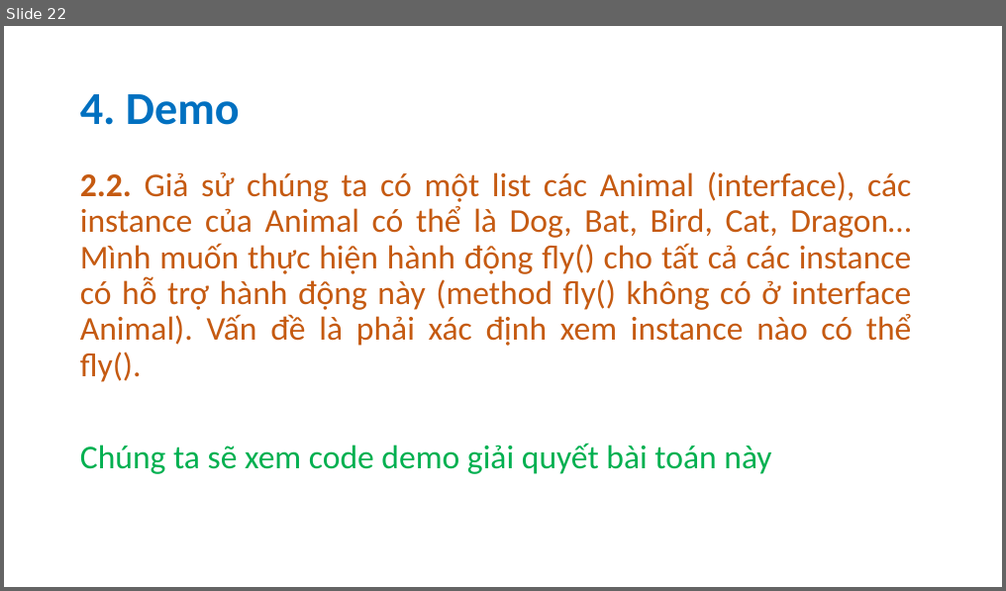
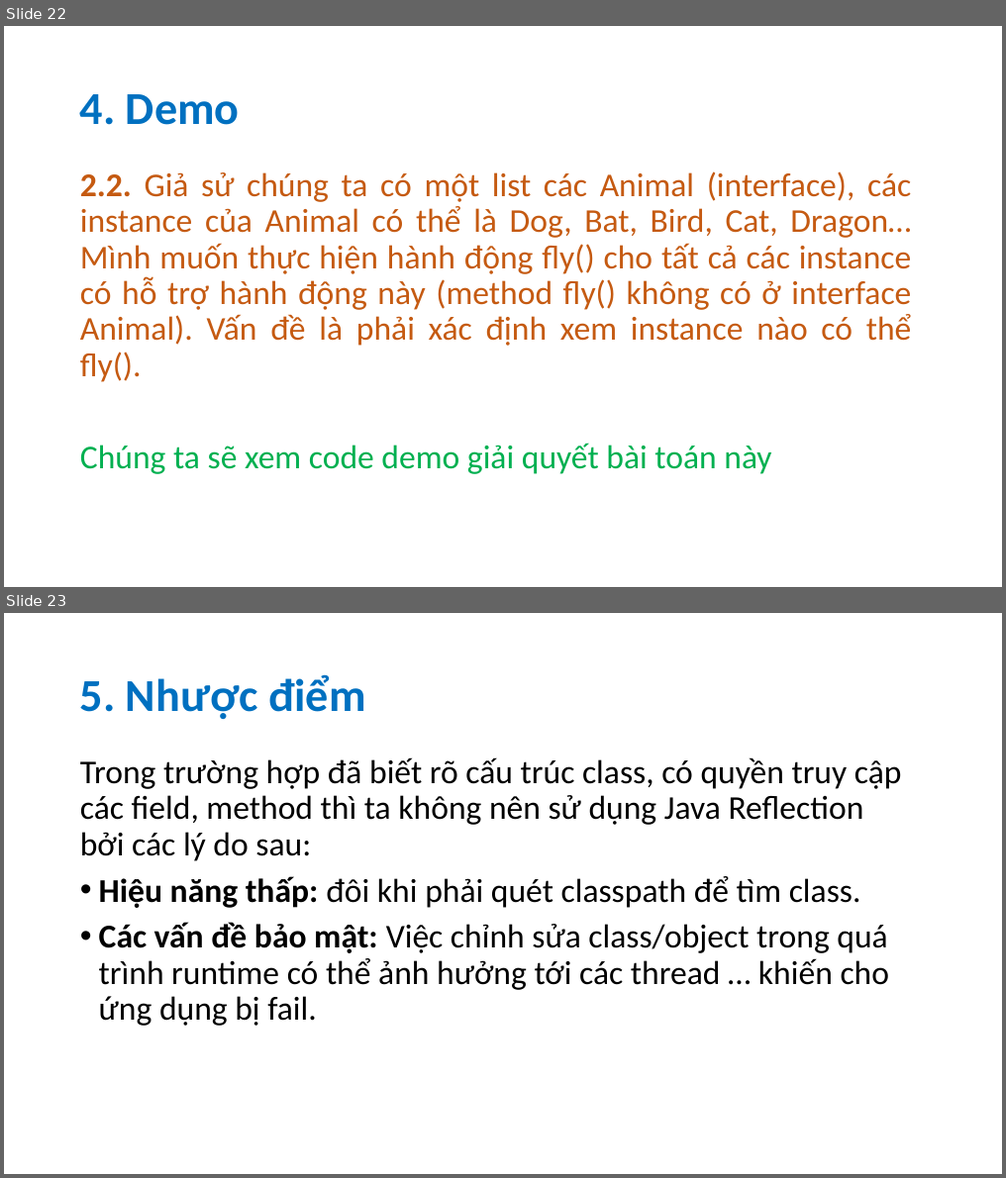
Before and after one commit to quanguefa23/Seminar-Java-Reflection, a slide deck: slide.pptx. Shown one above the other, each under a label of ours: slide 22 before the commit, slides 22 and 23 after it. The pictures are 1006x591 and 1006x1178 pixels, drawn with LibreOffice and Linux fonts; fonts in the diff are those of the drawing. Boxes give left, top, right and bottom in pixels: in the first picture for what was removed or moved away, otherwise in the second. Text is boxed around its words. In the diff, an @@ line names an element or a change of style, - is before the commit and + after.

```diff
--- a/slide.pptx
+++ b/slide.pptx
@@ slide 23 added at (4, 613, 1002, 1174), background #FFFFFF @@
@@ title added at (80, 674, 365, 720), 44 pt, text #0070C0, bold @@
+5. Nhược điểm
@@ text added at (80, 758, 902, 1026), 32 pt, text #000000 @@
+Trong trường hợp đã biết rõ cấu trúc class, có quyền truy cập các field, method thì ta không nên sử dụng Java Reflection bởi các lý do sau:
+• Hiệu năng thấp: đôi khi phải quét classpath để tìm class.
+• Các vấn đề bảo mật: Việc chỉnh sửa class/object trong quá trình runtime có thể ảnh hưởng tới các thread … khiến cho ứng dụng bị fail.
```
Also in this commit, not shown: 11 slides changed, 2 other slides added, 1 other file.
